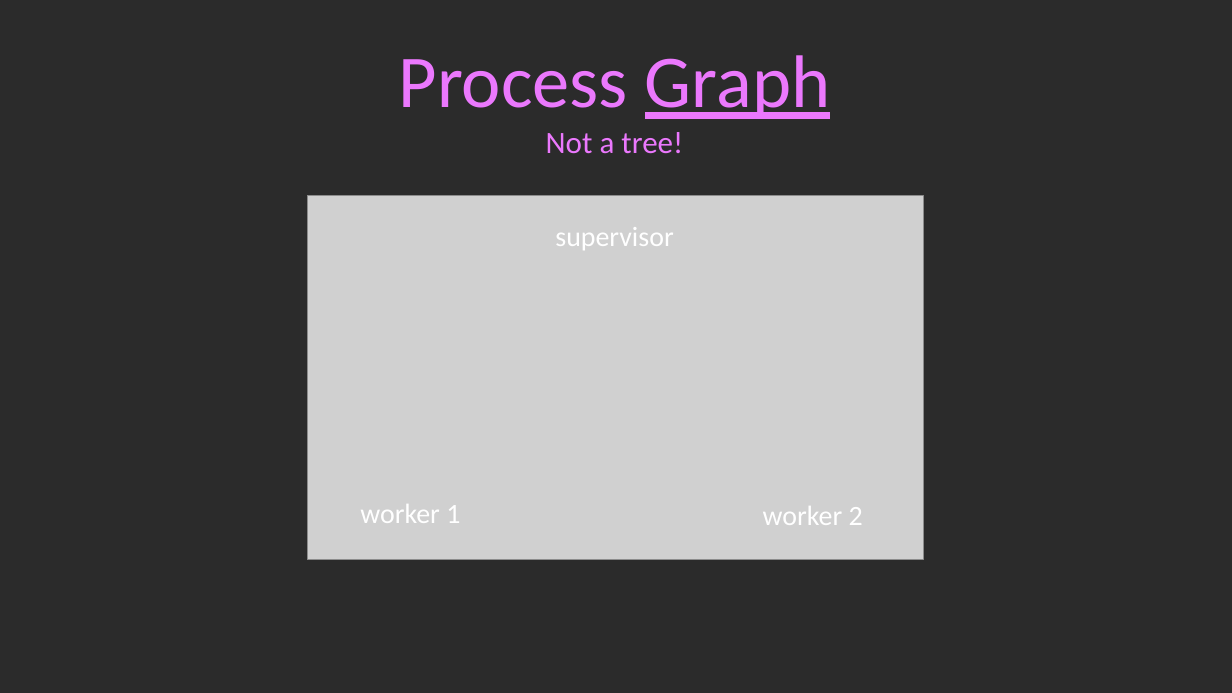
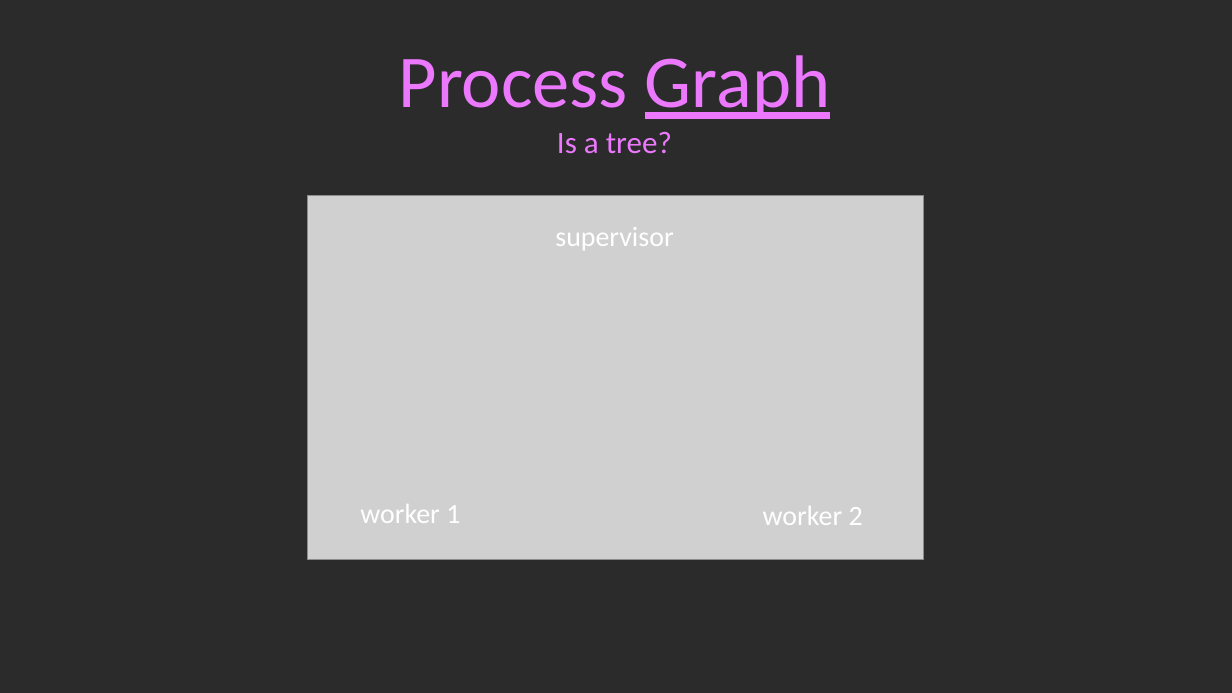
Before and after one commit to guillheu/Presentations, a slide deck: slide 9 of 2026/Code Beam Europe/Asterism.odp (slide 8 before the commit). Drawn at 1232x693 pixels with LibreOffice and Linux fonts; fonts in the diff are those of the drawing; grey boxes stand for pictures; background and template pictures are left out; a plain dark background stands for a picture behind light text. Boxes give left, top, right and bottom in pixels: in the first picture for what was removed or moved away, otherwise in the second. Text is boxed around its words. In the diff, an @@ line names an element or a change of style, - is before the commit and + after.

```diff
--- a/2026/Code Beam Europe/Asterism.odp
+++ b/2026/Code Beam Europe/Asterism.odp
@@ text at (x1=557, y1=132, x2=672, y2=154): text changed @@
-Not a tree!
+Is a tree?
```
Also in this commit, not shown: 3 other slides changed, 1 slide added, 2 other files.
